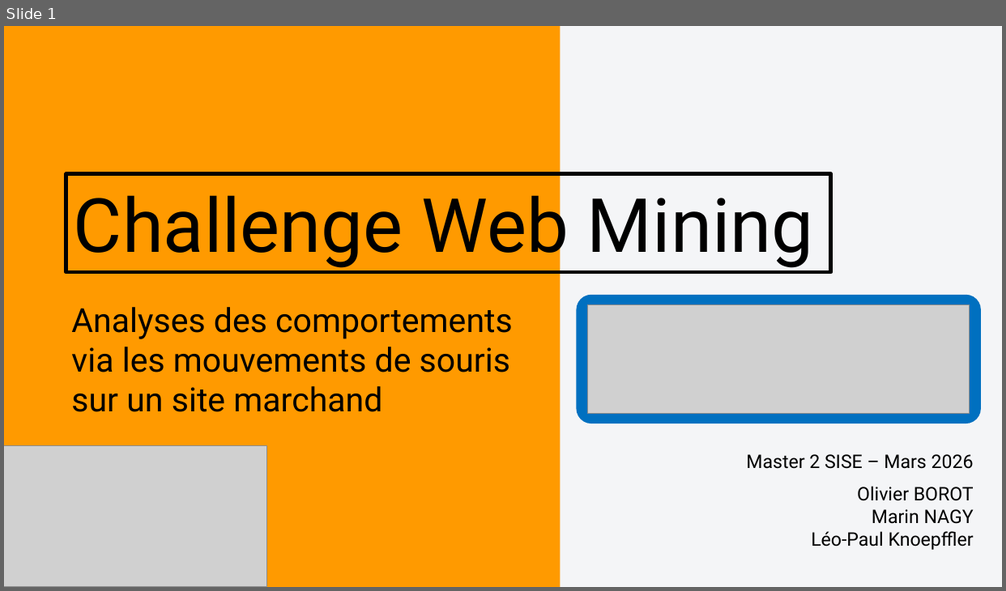
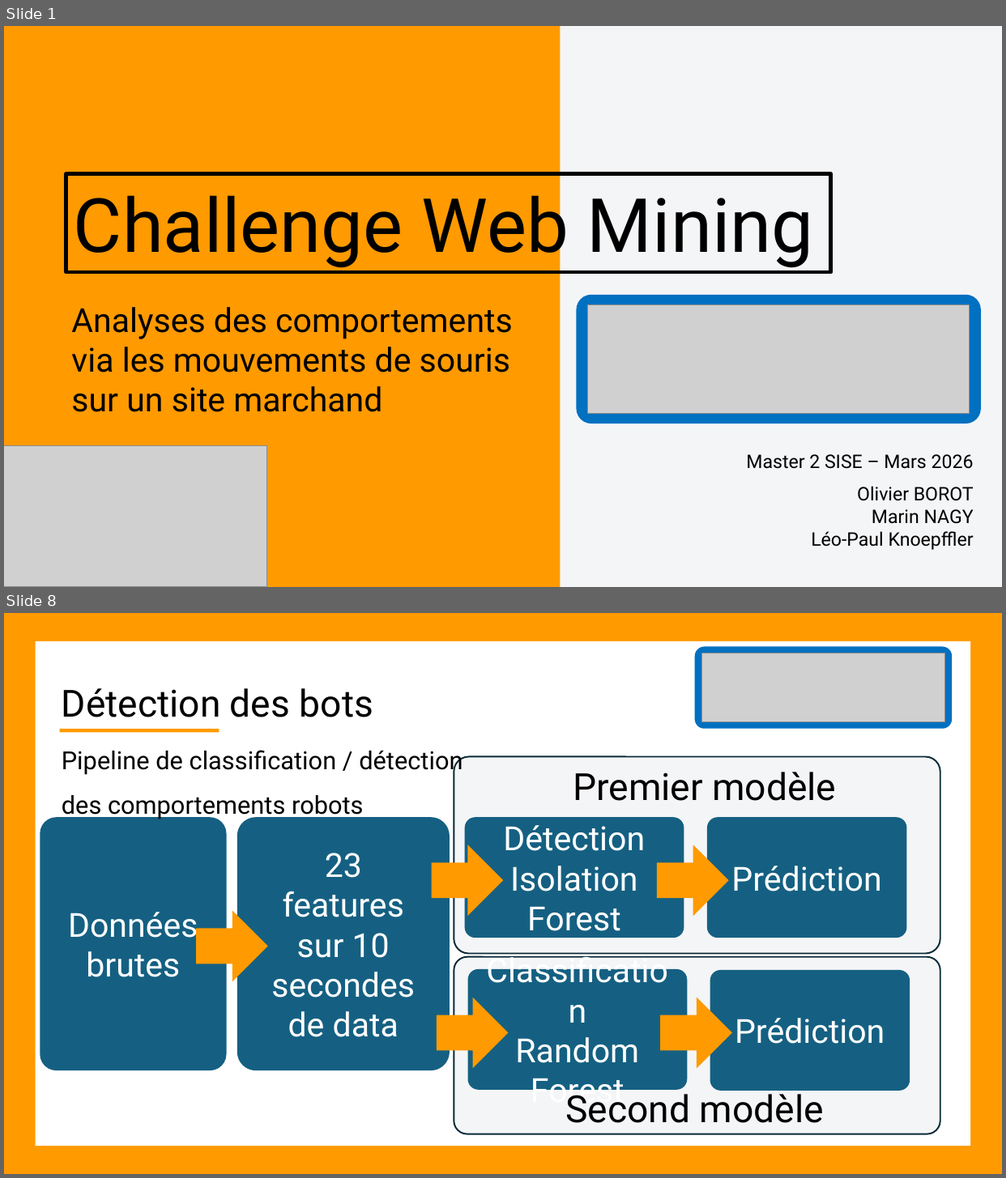
Before and after one commit to OlivierBOROT/SISE-Challenge-WebMining, a slide deck: Présentation_orale.pptx. Shown one above the other, each under a label of ours: slide 1 before the commit, slides 1 and 8 after it; the slides between them are not shown. The pictures are 1006x591 and 1006x1178 pixels, drawn with LibreOffice and Linux fonts; fonts in the diff are those of the drawing; grey boxes stand for pictures. Boxes give left, top, right and bottom in pixels: in the first picture for what was removed or moved away, otherwise in the second. Text is boxed around its words. In the diff, an @@ line names an element or a change of style, - is before the commit and + after.

```diff
--- a/Présentation_orale.pptx
+++ b/Présentation_orale.pptx
@@ slide 8 added at bbox=[4, 613, 1002, 1174], background #F4F5F7 @@
@@ rectangle added at bbox=[4, 613, 1002, 1174], fill #FF9A00 @@
@@ rectangle added at bbox=[36, 641, 970, 1147], fill #FFFFFF @@
@@ rounded rectangle added at bbox=[695, 647, 953, 729], fill #0070C0 @@
@@ picture added at bbox=[702, 653, 945, 722] @@
@@ text added at bbox=[62, 688, 373, 717], 36 pt, text #000000 @@
+Détection des bots
@@ rectangle added at bbox=[59, 729, 219, 733], fill #FF9A00 @@
@@ text added at bbox=[62, 750, 462, 820], 24 pt, text #000000 @@
+Pipeline de classification / détection
+des comportements robots
@@ rounded rectangle added at bbox=[454, 756, 940, 954], fill #F4F5F7, outline #092A39 1.5 pt @@
@@ text added at bbox=[573, 772, 836, 801], 36 pt, text #000000 @@
+Premier modèle
@@ rounded rectangle added at bbox=[40, 817, 226, 1071], fill #156082, 32 pt, text #FFFFFF @@
+Données brutes
@@ rounded rectangle added at bbox=[237, 817, 450, 1071], fill #156082, 32 pt, text #FFFFFF @@
+23
+features
+sur 10 secondes de data
@@ rounded rectangle added at bbox=[464, 817, 684, 938], fill #156082, 32 pt, text #FFFFFF @@
+Détection
+Isolation Forest
@@ rounded rectangle added at bbox=[707, 817, 907, 938], fill #156082, 32 pt, text #FFFFFF @@
+Prédiction
@@ right arrow added at bbox=[432, 845, 503, 916], fill #FF9A00 @@
@@ right arrow added at bbox=[657, 845, 729, 916], fill #FF9A00 @@
@@ right arrow added at bbox=[197, 911, 268, 982], fill #FF9A00 @@
@@ rounded rectangle added at bbox=[454, 957, 940, 1135], fill #F4F5F7, outline #092A39 1.5 pt @@
@@ rounded rectangle added at bbox=[468, 969, 688, 1090], fill #156082, 32 pt, text #FFFFFF @@
+Classification
+Random Forest
@@ rounded rectangle added at bbox=[710, 970, 910, 1091], fill #156082, 32 pt, text #FFFFFF @@
+Prédiction
@@ right arrow added at bbox=[437, 998, 509, 1069], fill #FF9A00 @@
@@ right arrow added at bbox=[661, 998, 732, 1069], fill #FF9A00 @@
@@ text added at bbox=[565, 1088, 824, 1123], 36 pt, text #000000 @@
+Second modèle
```
Also in this commit, not shown: 10 other slides added, 6 slides removed.
